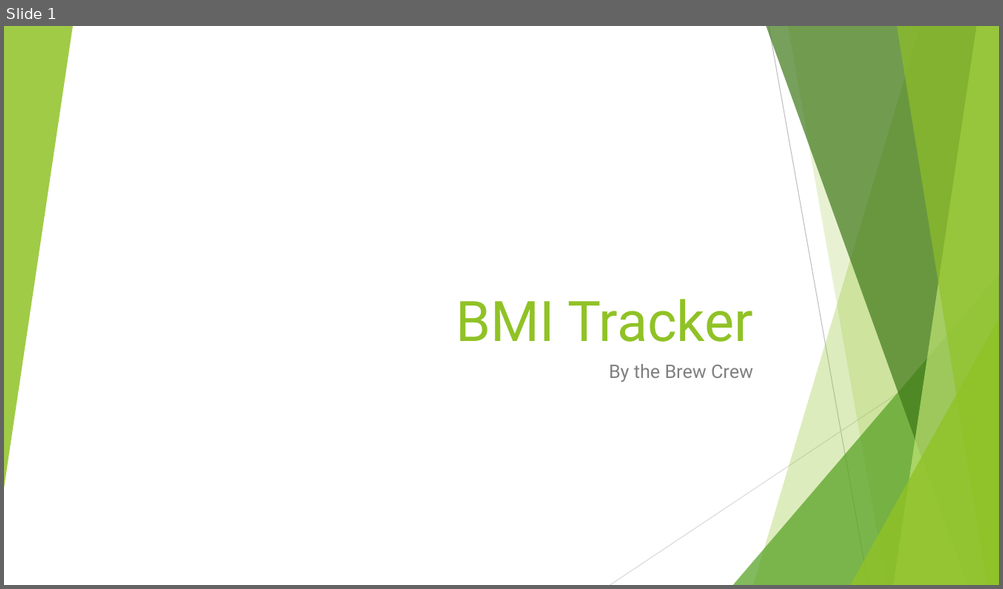
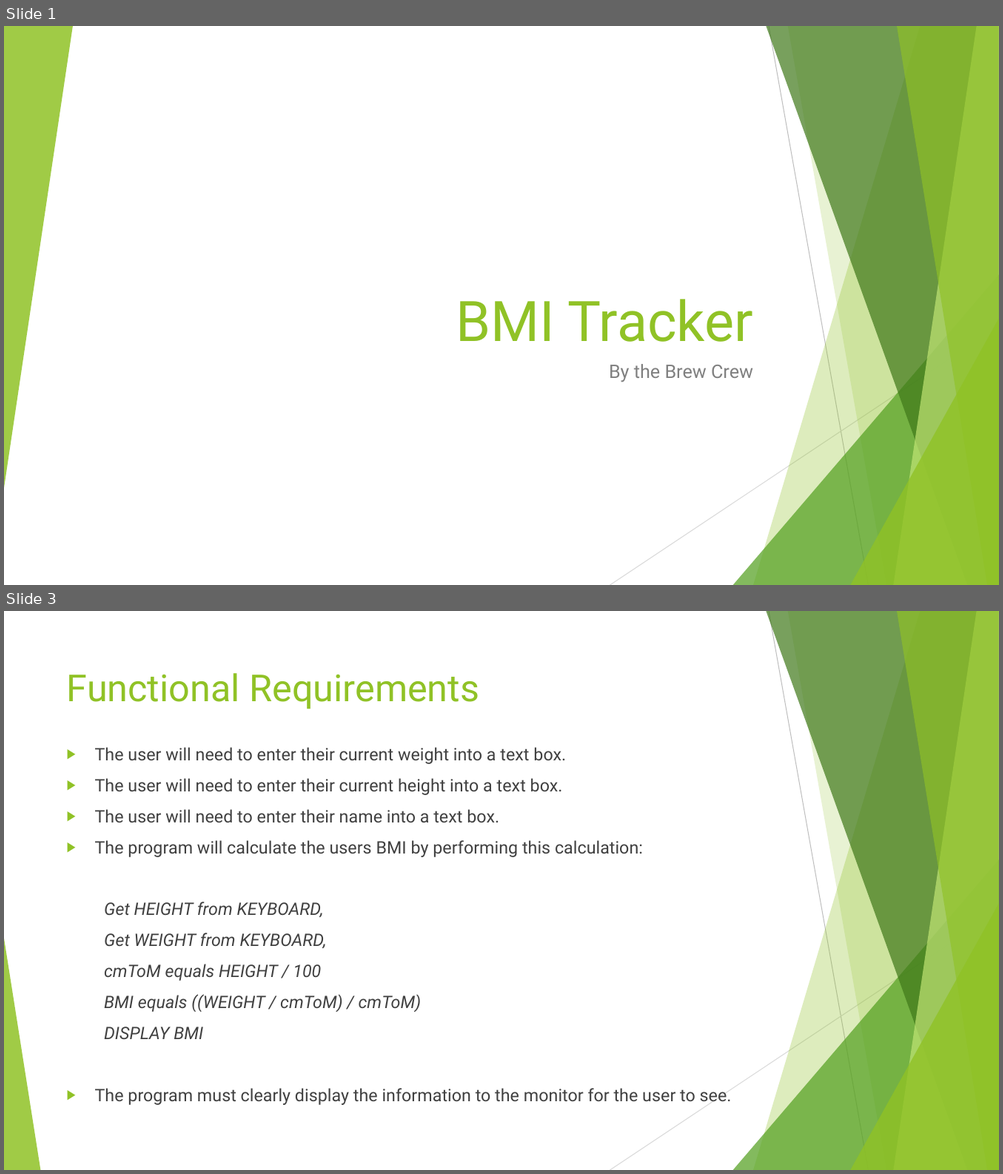
Before and after one commit to BlueNexus/BMITracker, a slide deck: docs/BMI Tracker.pptx. Shown one above the other, each under a label of ours: slide 1 before the commit, slides 1 and 3 after it; the slides between them are not shown. The pictures are 1003x589 and 1003x1174 pixels, drawn with LibreOffice and Linux fonts; fonts in the diff are those of the drawing. Boxes give left, top, right and bottom in pixels: in the first picture for what was removed or moved away, otherwise in the second. Text is boxed around its words. In the diff, an @@ line names an element or a change of style, - is before the commit and + after.

```diff
--- a/docs/BMI Tracker.pptx
+++ b/docs/BMI Tracker.pptx
@@ slide 3 added at (4, 611, 999, 1170), background #FFFFFF; not listed: 9 template elements that a slide beside it also shows @@
@@ title added at (67, 673, 479, 709), 36 pt, text #90C226 @@
+Functional Requirements
@@ text added at (95, 747, 731, 1105), 16.6 pt, text #404040 @@
+▶ The user will need to enter their current weight into a text box.
+▶ The user will need to enter their current height into a text box.
+▶ The user will need to enter their name into a text box.
+▶ The program will calculate the users BMI by performing this calculation:
+Get HEIGHT from KEYBOARD,
+Get WEIGHT from KEYBOARD,
+cmToM equals HEIGHT / 100
+BMI equals ((WEIGHT / cmToM) / cmToM)
+DISPLAY BMI
+▶ The program must clearly display the information to the monitor for the user to see.
@@ triangle added at (4, 939, 40, 1170), fill #90C226 at 85% opacity @@
```
Also in this commit, not shown: 1 slide changed, 4 other slides added, 9 other files.
